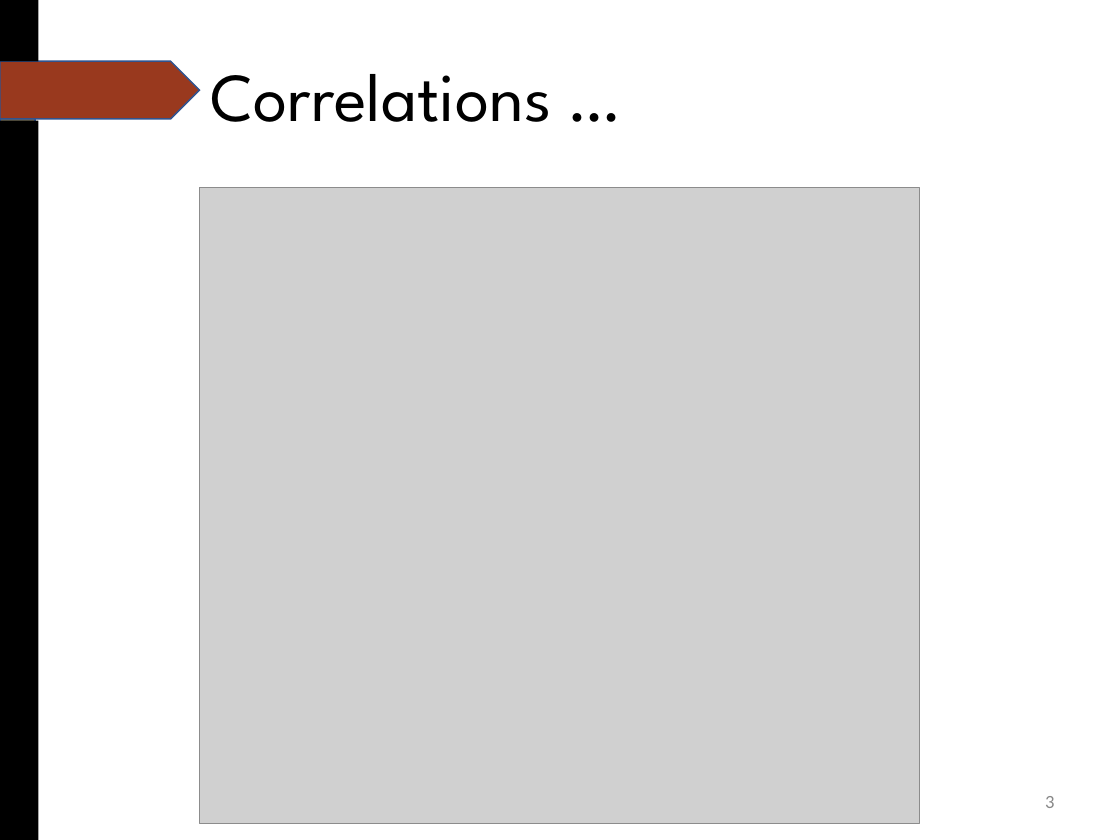
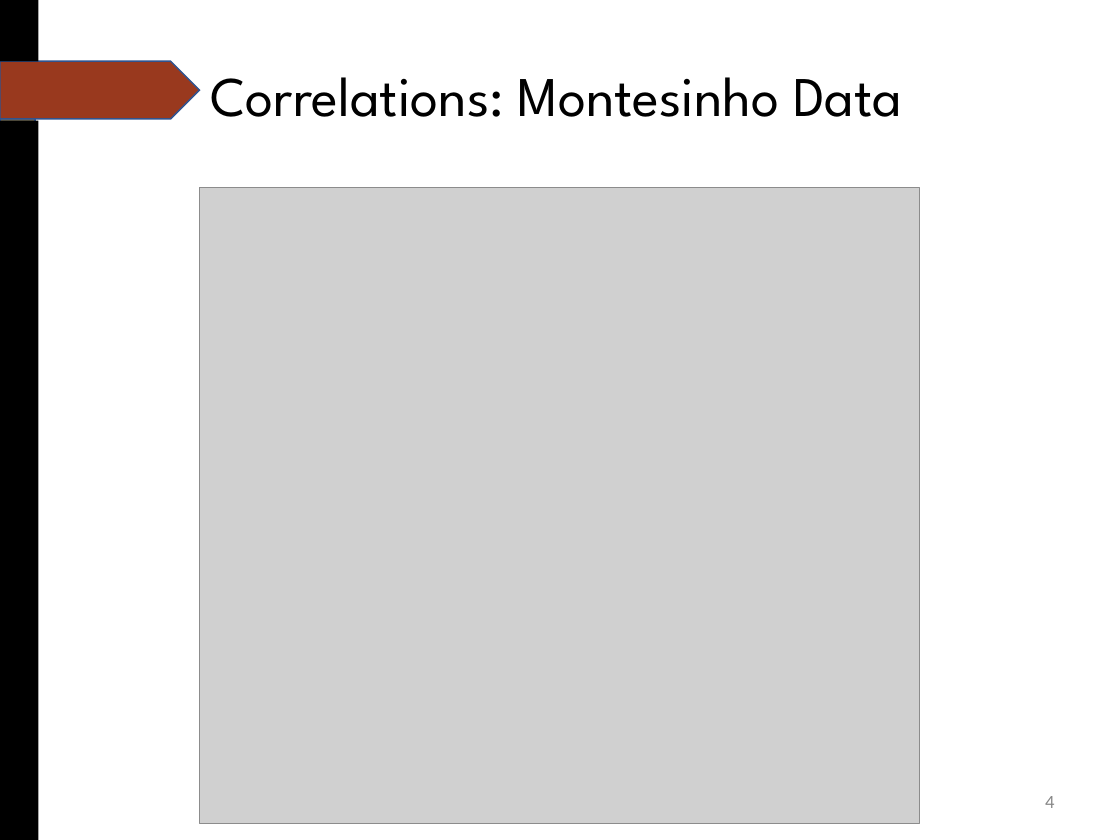
Before and after one commit to lchutny/wildfireplus, a slide deck: slide 4 of W210_EDA.pptx (slide 3 before the commit). Drawn at 1120x840 pixels with LibreOffice and Linux fonts; fonts in the diff are those of the drawing; grey boxes stand for pictures. Boxes give left, top, right and bottom in pixels: in the first picture for what was removed or moved away, otherwise in the second. Text is boxed around its words. In the diff, an @@ line names an element or a change of style, - is before the commit and + after.

```diff
--- a/W210_EDA.pptx
+++ b/W210_EDA.pptx
@@ title at (211, 77, 902, 117): text changed; size 44 to 36 pt @@
-Correlations …
+Correlations: Montesinho Data
@@ page number at (1045, 796, 1054, 808): text changed @@
-3
+4
```
Also in this commit, not shown: 2 other slides changed, 1 slide added, 4 other files.
